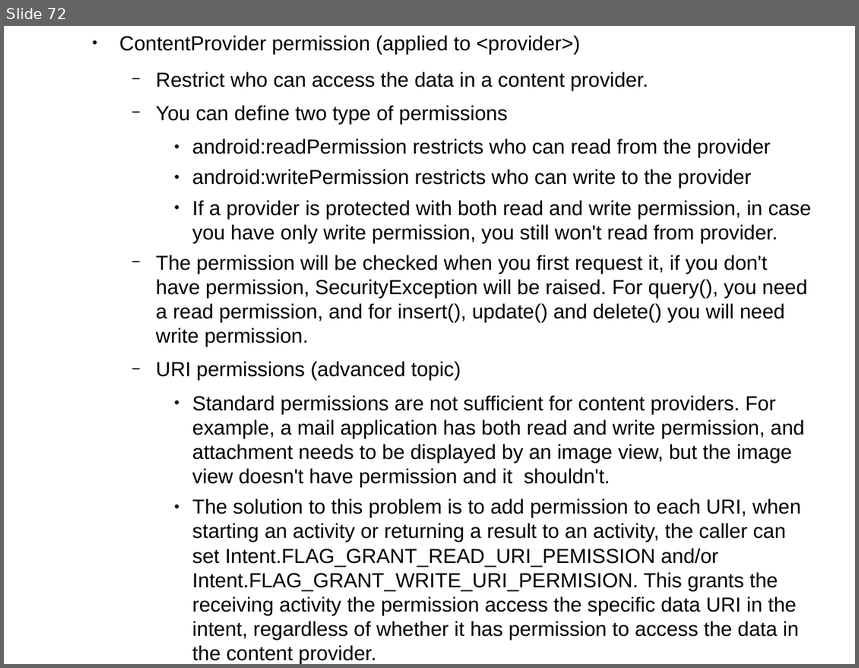
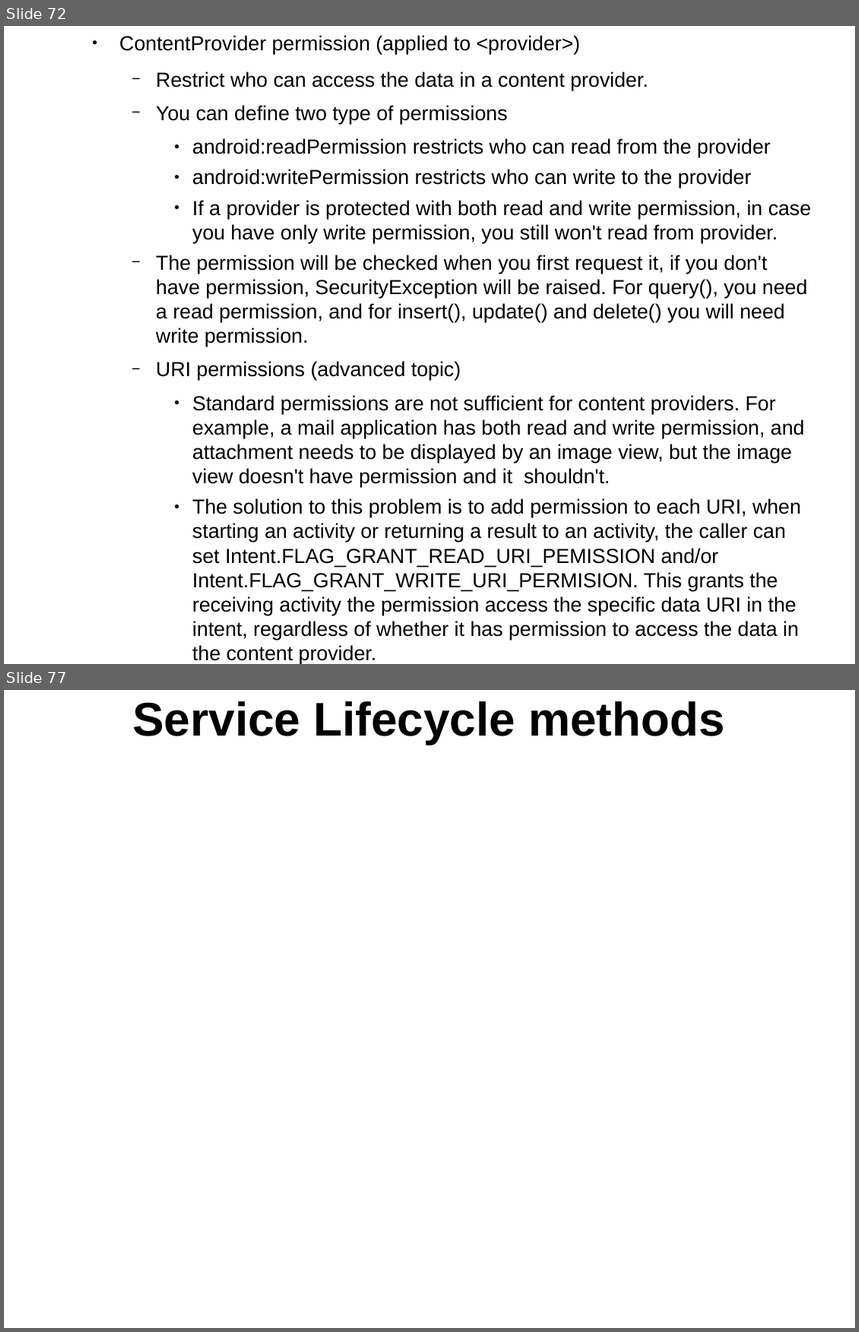
Before and after one commit to thegreatdao/testa, a slide deck: assets/android2.odp. Shown one above the other, each under a label of ours: slide 72 before the commit, slides 72 and 77 after it; the slides between them are not shown. The pictures are 859x668 and 859x1332 pixels, drawn with LibreOffice and Linux fonts; fonts in the diff are those of the drawing. Boxes give left, top, right and bottom in pixels: in the first picture for what was removed or moved away, otherwise in the second. Text is boxed around its words. In the diff, an @@ line names an element or a change of style, - is before the commit and + after.

```diff
--- a/assets/android2.odp
+++ b/assets/android2.odp
@@ slide 77 added at (4, 690, 855, 1328), background #FFFFFF @@
@@ title added at (133, 701, 724, 744), 44 pt, text #000000, bold @@
+Service Lifecycle methods
```
Also in this commit, not shown: 4 other slides added, 1 slide removed.
